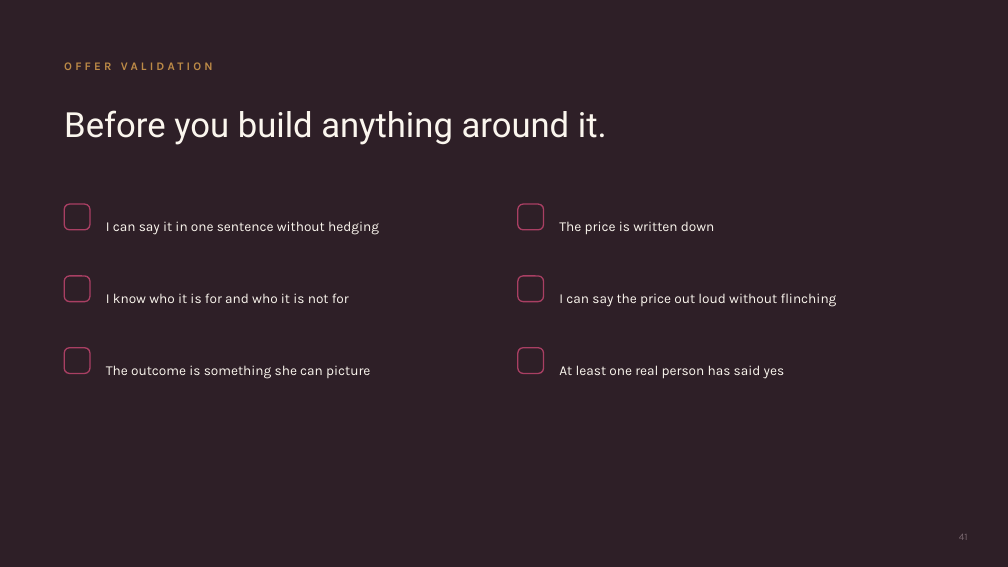
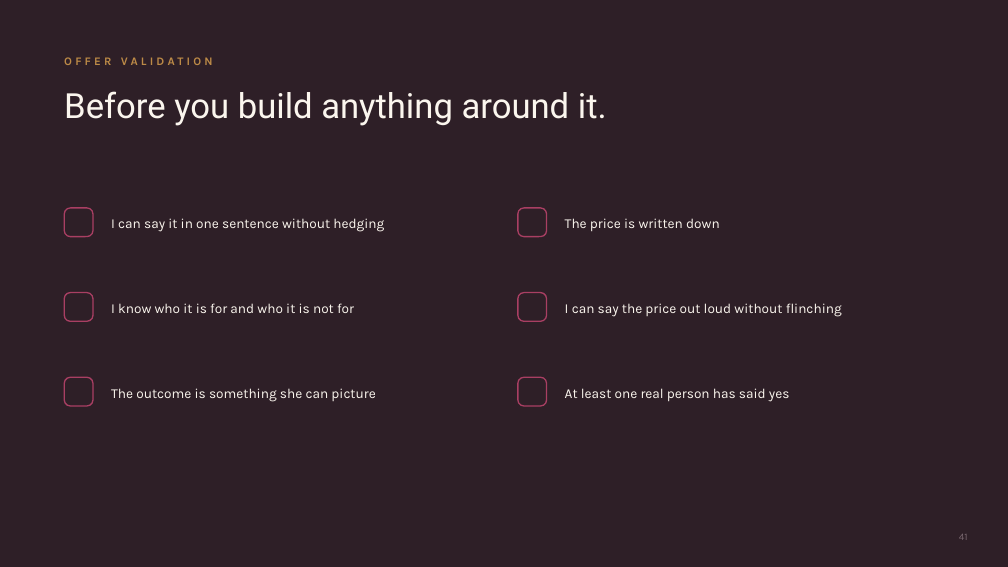
Before and after one commit to genasbury12/blb-site, a slide deck: slide 41 of BLB-Course-Deck-Template.pptx. Drawn at 1008x567 pixels with LibreOffice and Linux fonts; fonts in the diff are those of the drawing. Boxes give left, top, right and bottom in pixels: in the first picture for what was removed or moved away, otherwise in the second. Text is boxed around its words. In the diff, an @@ line names an element or a change of style, - is before the commit and + after.

```diff
--- a/BLB-Course-Deck-Template.pptx
+++ b/BLB-Course-Deck-Template.pptx
@@ text "OFFER VALIDATION" at [64,57,213,65]: vertical alignment middle to top @@
@@ text "Before you build anything around ..." at [64,91,607,126]: vertical alignment middle to top @@
@@ rounded rectangle: place and size @@
-rounded rectangle at [64,204,90,230]
+rounded rectangle at [64,208,93,237]
@@ text "I can say it in ...": place and size @@
-text "I can say it in ..." at [106,221,379,235]
+text "I can say it in ..." at [111,218,384,232]
@@ rounded rectangle: place and size @@
-rounded rectangle at [518,204,544,230]
+rounded rectangle at [518,208,547,237]
@@ text "The price is written down": place and size @@
-text "The price is written down" at [559,221,715,235]
+text "The price is written down" at [565,218,720,231]
@@ rounded rectangle: place and size @@
-rounded rectangle at [64,276,90,302]
+rounded rectangle at [64,293,93,321]
@@ text "I know who it is ...": place and size @@
-text "I know who it is ..." at [106,293,349,303]
+text "I know who it is ..." at [111,303,354,313]
@@ rounded rectangle: place and size @@
-rounded rectangle at [518,276,544,302]
+rounded rectangle at [518,293,547,321]
@@ text "I can say the price ...": place and size @@
-text "I can say the price ..." at [559,293,837,307]
+text "I can say the price ..." at [565,303,842,317]
@@ rounded rectangle: place and size @@
-rounded rectangle at [64,348,90,374]
+rounded rectangle at [64,377,93,406]
@@ text "The outcome is something she ...": place and size @@
-text "The outcome is something she ..." at [106,365,370,379]
+text "The outcome is something she ..." at [111,388,375,402]
@@ proportions changed in 6 elements at [64,208,93,237], [518,208,547,237], [64,293,93,321], [518,293,547,321], [64,377,93,406], [518,377,547,406] @@
@@ rounded rectangle: place and size @@
-rounded rectangle at [518,348,544,374]
+rounded rectangle at [518,377,547,406]
@@ text "At least one real person ...": place and size @@
-text "At least one real person ..." at [559,365,785,379]
+text "At least one real person ..." at [565,388,790,402]
```
Also in this commit, not shown: 99 other slides changed, 1 other file.
